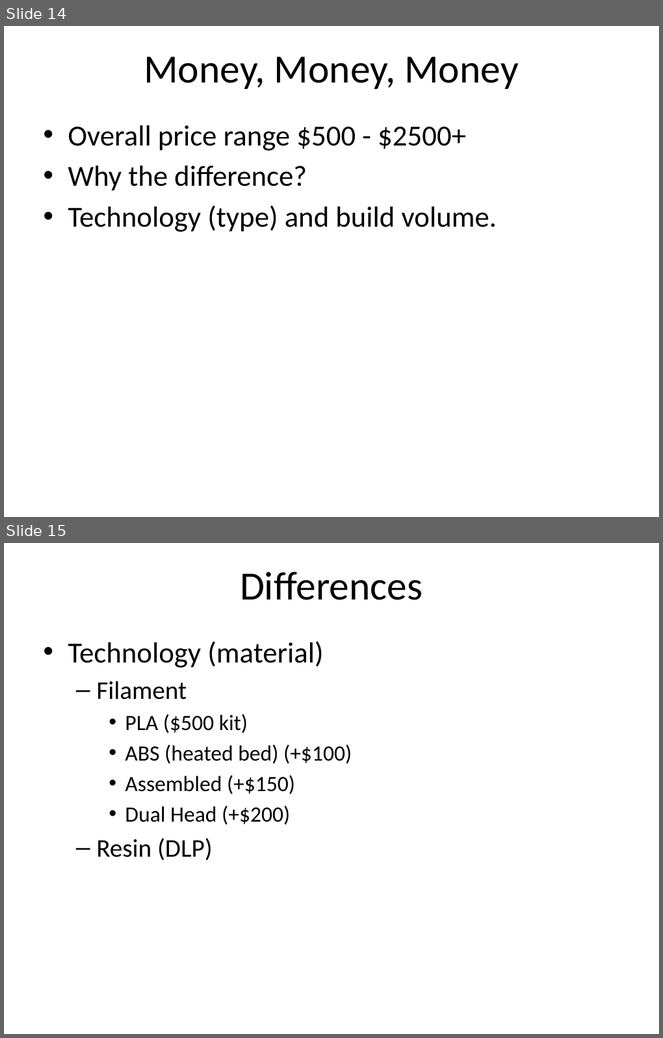
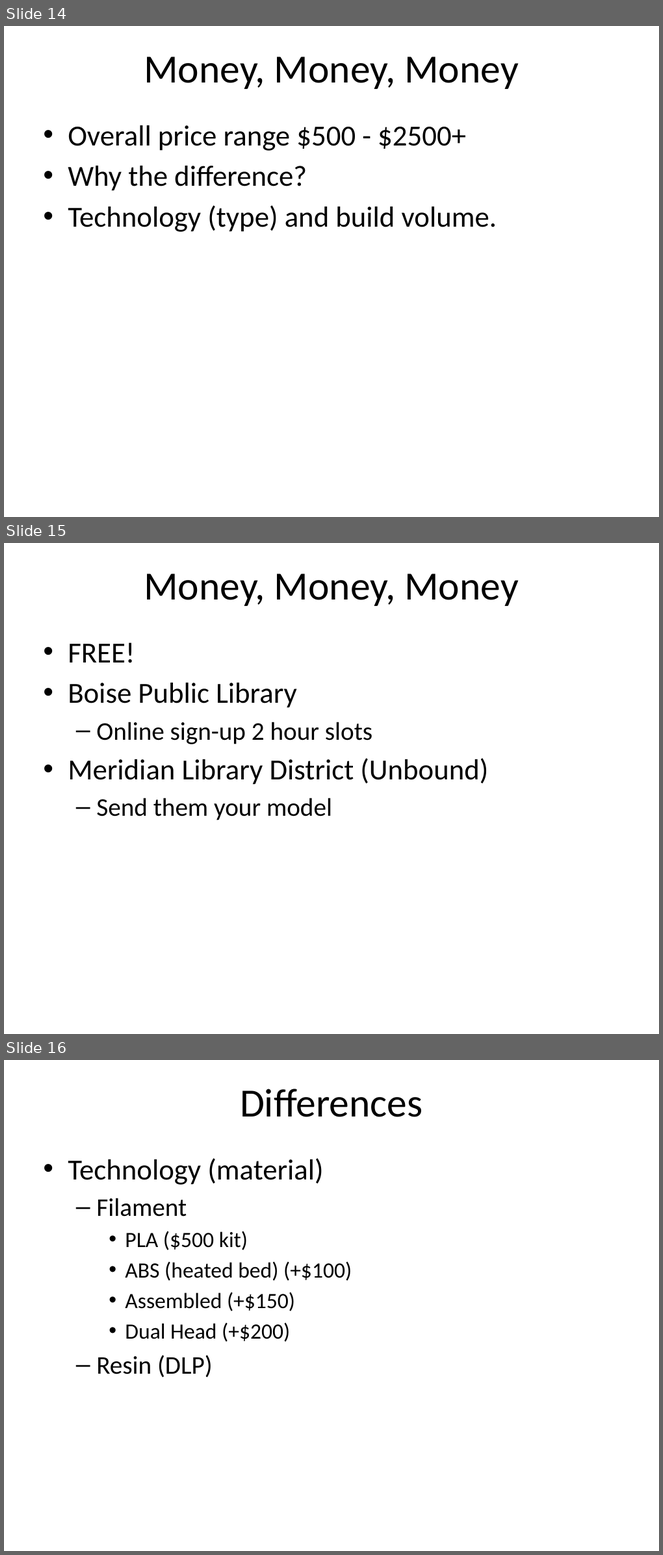
Before and after one commit to dykebert/GDI_3D_Printing_Intro, a slide deck: Introduction to 3D Printing.pptx. Shown one above the other, each under a label of ours: slides 14 and 15 before the commit, slides 14, 15 and 16 after it. The pictures are 663x1038 and 663x1555 pixels, drawn with LibreOffice and Linux fonts; fonts in the diff are those of the drawing. Boxes give left, top, right and bottom in pixels: in the first picture for what was removed or moved away, otherwise in the second. Text is boxed around its words. In the diff, an @@ line names an element or a change of style, - is before the commit and + after.

```diff
--- a/Introduction to 3D Printing.pptx
+++ b/Introduction to 3D Printing.pptx
@@ slide 15 added at <box>4,543,659,1034</box>, background #FFFFFF @@
@@ title added at <box>144,574,519,606</box>, 44 pt, text #000000 @@
+Money, Money, Money
@@ text added at <box>68,642,488,821</box>, 32 pt, text #000000 @@
+• FREE!
+• Boise Public Library
+  – Online sign-up 2 hour slots
+• Meridian Library District (Unbound)
+  – Send them your model
@@ what was slide 15 is now slide 16 @@
```
Also in this commit, not shown: 3 slides changed, 1 other slide added, 1 slide removed, 2 other files.
